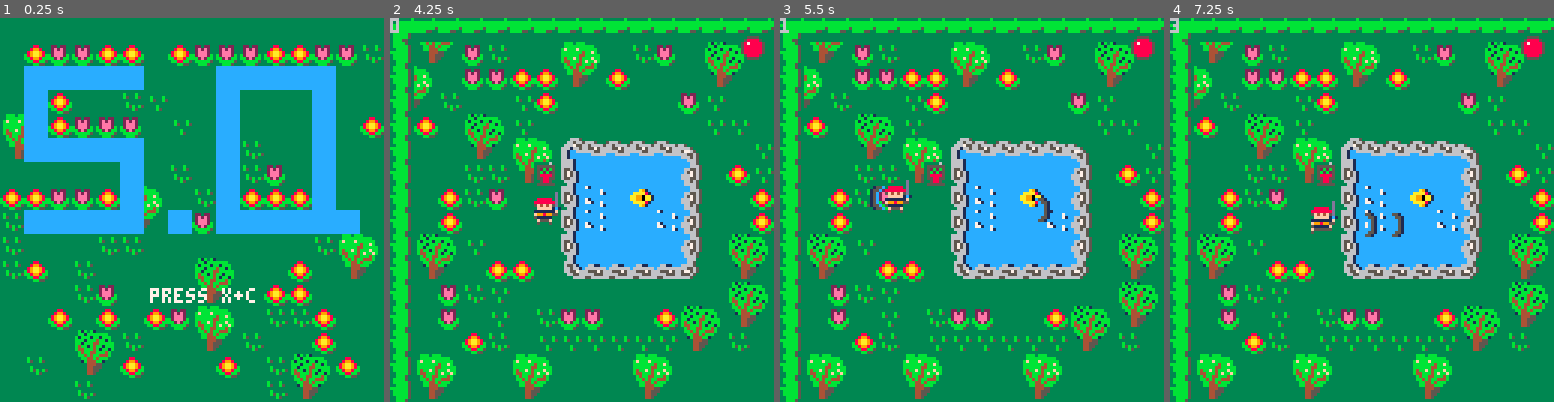
Above: before the commit, frames 1-4 (left to right).
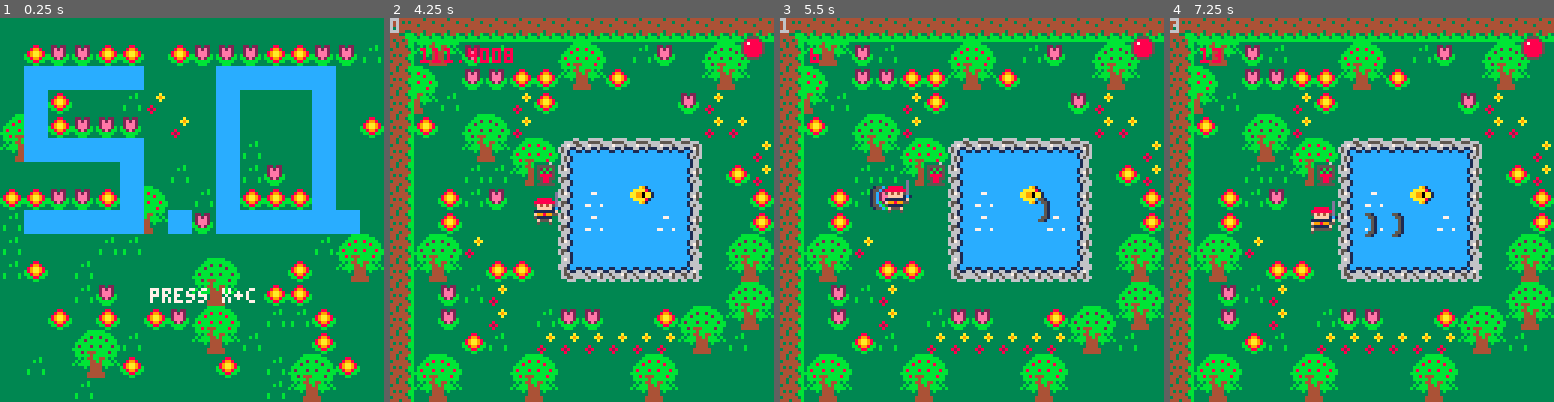
Above: after the commit, the same moments.

Repository: JasonHaenlin/pico-8-sophiaquest
Game: PICO-8 cartridge sophiaquest.p8
The game is run twice, just before and just after one commit, with the same random seed, the same clock (stepped at 60 frames per second) and the same inputs.
Inputs:
- Up to frame 1 (0.25 s): no input
- Up to frame 2 (4.25 s): tap X (X key) at 0.33, 1.07, 1.85, 2.97, 4.08 s; tap O (Z key) at 0.7, 1.7, 2.1, 2.5, 2.9, 3.3, 3.7, 4.1 s; hold Right 1.6-2.1 s; hold Up 2.15-2.42 s; hold Right 2.47-3.03 s; hold Left 3.08-3.58 s; hold Down 3.63-3.97 s; hold Right from 4.02 s (still down)
- Up to frame 3 (5.5 s): tap O (Z key) at 4.5, 4.9, 5.3 s; release Right at 4.68 s; hold Up 4.73-5.03 s; hold Left from 5.08 s (still down); tap X (X key) at 5.2 s
- Up to frame 4 (7.25 s): release Left at 5.68 s; tap O (Z key) every 0.4 s from 5.7 to 6.9 s; hold Down 5.73-6.03 s; hold Right 6.08-6.58 s; tap X (X key) at 6.32 s; hold Right 6.63-7.13 s; hold Up from 7.18 s (still down)

The runs differ from the first frame. In frame 1, 6.6% of the frame differs, in the area x 0-100%, y 7-100%; in frame 2, 27%, in the area x 0-100%, y 0-100%; in frame 3, 26%; in frame 4, 26%.

Commit message:
ennemies are moving toward the player

Diff:
--- a/sophiaquest.p8
+++ b/sophiaquest.p8
@@ -7,8 +7,9 @@
 left,right,up,down,fire1,fire2,none=0,1,2,3,4,5,6
 black,dark_blue,dark_purple,dark_green,brown,dark_gray,light_gray,white,red,orange,yellow,green,blue,indigo,pink,peach=0,1,2,3,4,5,6,7,8,9,10,11,12,13,14,15
 player,bullet,ennemy=0,1,2
-immortalobject = 1000
-nbofennemies = 2
+immortalobject=1000
+nbofennemies=1
+melee,ranged=0,1
 -- var
 dbg=""
 
@@ -91,11 +92,11 @@
 end
 
 function make_weapons()
-  -- name,spr,sfx,animh,animv,delay,dmg,speed,hb,ox,oy
- make_item("sword",105,4,73,89,15,7,1,8,4,3)
- make_item("wand",106,1,74,90,8,8,3,3,5,1)
- make_item("gun",107,5,75,91,3,3,10,1,5,0)
- make_item("bow",108,3,76,92,6,5,6,3,4,-1)
+  -- name,spr,sfx,animh,animv,delay,dmg,type,speed,hb,ox,oy
+ make_item("sword",105,4,73,89,15,7,ranged,1,8,4,3)
+ make_item("wand",106,1,74,90,8,8,ranged,3,3,5,1)
+ make_item("gun",107,5,75,91,3,3,ranged,10,1,5,0)
+ make_item("bow",108,3,76,92,6,5,ranged,6,3,4,-1)
 end
 
 function make_player()
@@ -113,20 +114,21 @@
  init_screen()
  make_weapons()
  make_player()
- make_ennemies(nbofennemies, {4,7})
+ make_ennemies(nbofennemies, {4})
 end
 
 function make_ennemies(nb, aspr)
  ennemies_left = 0
  for s in all(aspr) do
   for i=1,nb/#aspr do
-   mstr = make_actor(rnd(248),rnd(248),s,ennemy,life.ennemy)
+   a = ggdspot(248,248)
+   mstr = make_actor(a.x,a.y,s,ennemy,life.ennemy)
    mstr.weapon = items[4]
    mstr.cooldown = 50
    mstr.anim = "walk"
    mstr.walk = {f=s,st=s,sz=2,spd=1/5}
-   mstr.dx = rnd(1)
-   mstr.dy = rnd(1)
+   mstr.dx = 0.5
+   mstr.dy = 0.5
    ennemies_left += 1
   end
  end
@@ -162,7 +164,7 @@
 	end
 end
 
-function make_item(name,spr,sfx,animh,animv,delay,dmg,speed,hb,ox,oy)
+function make_item(name,spr,sfx,animh,animv,delay,dmg,type,speed,hb,ox,oy)
  local item = {}
  item.name = name
  item.spr = spr
@@ -171,6 +173,7 @@
  item.delay = delay
  item.speed = speed
  item.dmg = dmg
+ item.type = type
  item.hb = hb
  item.ox = ox
  item.oy = oy
@@ -216,15 +219,22 @@
 
 function move_actors()
  for a in all(actors) do
-  a.x += a.dx
-  a.y += a.dy
-  if (a.tag ~= bullet and is_of_limit(a.x,a.y,a.bx,a.by,20)) then
-   a.dx *= -1
-   a.dy *= -1
-  elseif (a.tag == bullet and is_of_limit(a.x,a.y)) then
-   del(actors,a)
+  local go = is_player_near(a)
+  if (a.tag == ennemy) a.d = go
+  if (a.tag == ennemy and go ~= none) move_on(a,go)
+  if (a.tag == bullet) then
+    a.x += a.dx
+    a.y += a.dy
+    if (is_of_limit(a.x,a.y)) del(actors,a)
   end
  end
+end
+
+function move_on(a,go)
+ if (go == left) move(a,-a.dx,0,0)
+ if (go == right) move(a,a.dx,0,8)
+ if (go == up) move(a,0,-a.dy,0)
+ if (go == down) move(a,0,a.dy,8)
 end
 
 function is_moving(direction)
@@ -301,8 +311,19 @@
 	end
 end
 
-
 -- util
+
+function ggdspot(xmax,ymax)
+ local a = {}
+ a.x = 0
+ a.y = 0
+ local f = flags.obst
+ while(fget(mget(a.x/8,(a.y)/8),flags.obst)) do
+  a.x = rnd(248)
+  a.y = rnd(248)
+ end
+ return a
+end
 
 function is_of_limit(x,y,bx,by,r)
  local fpx = gformalisedposition(p.x);
@@ -321,6 +342,24 @@
  return false
 end
 
+function is_player_near(a)
+  local r = 30
+  local rx = a.x-p.x
+  local ry = a.y-p.y
+  dbg = (abs(rx)-abs(ry))
+  gap = (abs(rx)+abs(ry))/2
+  if(gap <= r and gap > 8) then
+    if((abs(rx)-abs(ry)) < 0 and abs(rx) > 8) then
+      if(rx < 0) return right
+      return left
+    elseif((abs(rx)-abs(ry)) > 0 and abs(ry) > 8) then
+      if(ry < 0) return down
+      return up
+    end
+  end
+  return none
+end
+
 function shoot(a)
  a = a or p
  local speed = a.weapon.speed
@@ -347,7 +386,9 @@
   b.dy = speed
  end
  b.dmg = a.weapon.dmg
- sfx(a.weapon.sfx)
+ if (a.d ~= none or a.tag == player) then
+  sfx(a.weapon.sfx)
+ end
 end
 
 function time_manager()
@@ -608,6 +649,10 @@
 function check_game_state()
  if (is_dead(p) or is_game_done()) then
   cls()
+  actors={}
+  particles={}
+  explosions={}
+  items={}
   make_game()
   rcamera()
   _draw = draw_menu
@@ -754,8 +799,8 @@
 
 
 __gff__
-000202000000000000008080800000000002020200000000000080008000000000000000000000000000808080000000000000800080000001a000000000000000000000000080808000000000000000000000000000800080000000000000000000000000008080800000000000000000000000000000000000000000000000
-0000000000000000000000000000000000000000000000000000000000000000000000000000000000000000000000000000000000000000000000000000000000000000000000000000000000000000000000000000000000000000000000000000000000000000000000000000000000000000000000000000000000000000
+000202000000000000008080800000000002020200000000000080008000000000000000000000000000808080000000000000808080800001a000000000000000000000000080808000000000000000000000000000800080000000000000000000000000008080800000000000000000000000000000000000000000000000
+8080808080800000000000000000000080008080008000000000000000000000808080808080000000000000000000000000000000000000000000000000000000000000000000000000000000000000000000000000000000000000000000000000000000000000000000000000000000000000000000000000000000000000
 __map__
 4647474747474747474747474747474747474747474747474747474747474748000000000000000000000000000000000000000000000000000000000000000000000000000000000000000000000000000000000000000000000000000000000000000000000000000000000000000000000000000000000000000000000000
 5635363221202025262021322023242020202222222222222020202020232458000000000000000000000000000000000000000000000000000000000000000000000000000000000000000000000000000000000000000000000000000000000000000000000000000000000000000000000000000000000000000000000000
Not shown, changed: 96 lines of the sprite sheet (__gfx__) section of sophiaquest.p8
